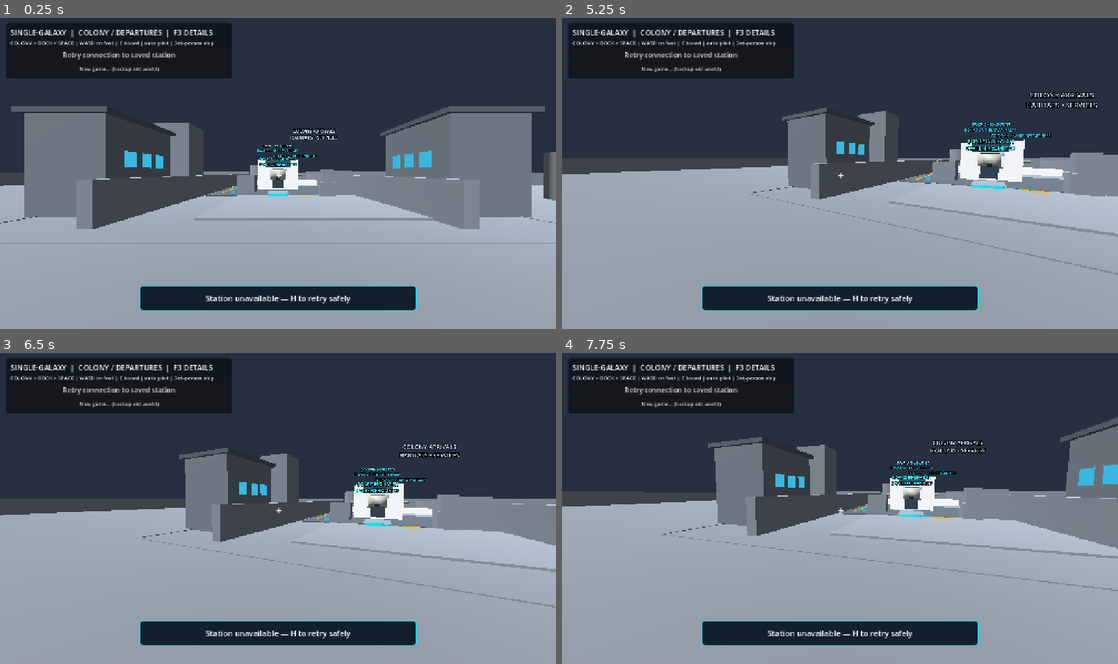
Above: before the commit, frames 1-4 (two rows, left to right).
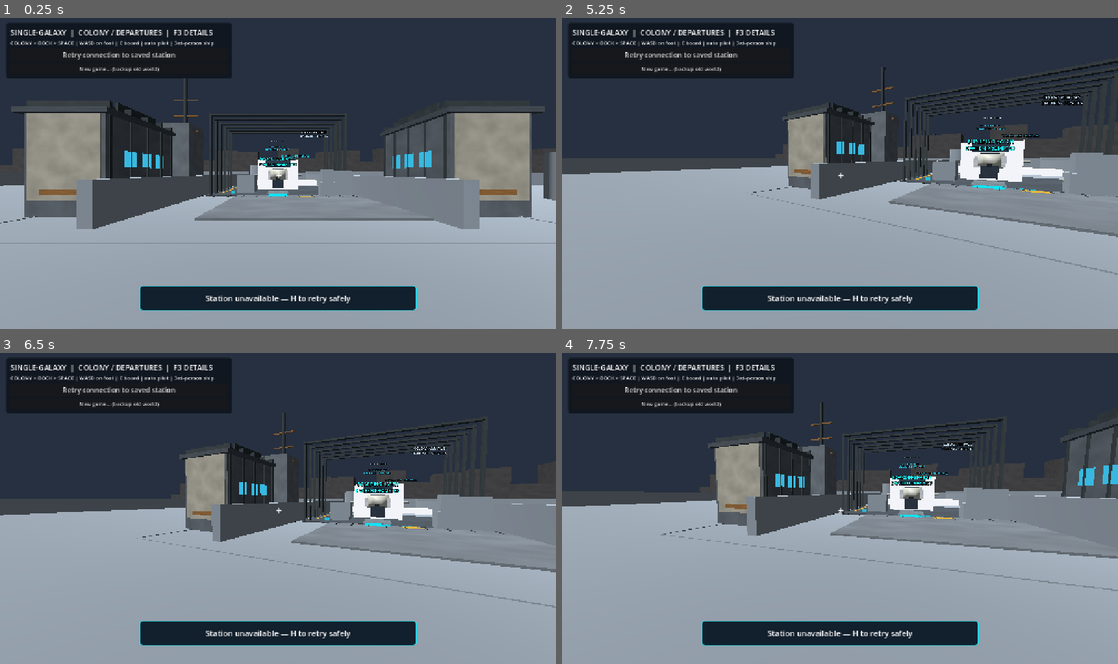
Above: after the commit, the same moments.

Repository: vjmichael/Single-galaxy
Game: Godot game, scene res://world/main.tscn
Two runs of this game, one before a commit and one after it. Both use one fixed random seed, a clock stepped at 60 frames per second and the inputs below.
Inputs (mouse positions are in pixels of both pictures, inside the frame that each line leads up to):
- Up to frame 1 (0.25 s): no input
- Up to frame 2 (5.25 s): click "Retry connection to saved sta…" at 0.5 s; click "Retry connection to saved sta…" at 1.25 s; click "Retry connection to saved sta…" at 2 s; click "New game... (backup old world)" at 2.75 s; click "Archive old world and start n…" at 3.5 s; move the mouse to (962, 157) at 4.27 s; hold D (fps_right) 4.28-5.03 s; tap E (fps_inspect) at 4.35 s; click (962, 157) at 4.42 s; move the mouse to (812, 173) at 5.02 s; hold W (fps_forward) from 5.03 s (still down); tap Shift (fps_run) at 5.1 s
- Up to frame 3 (6.5 s): keep holding W (fps_forward); move the mouse to (289, 502) at 5.77 s; hold G (ship_dock) from 5.78 s (still down)
- Up to frame 4 (7.75 s): keep holding W (fps_forward); move the mouse to (834, 511) at 6.52 s; release G (ship_dock) at 6.53 s; tap Z (ship_strafe_port) at 6.6 s; click (834, 511) at 6.67 s; move the mouse to (878, 511) at 7.27 s; hold C (ship_strafe_starboard) from 7.28 s (still down)

The runs differ from the first frame. In frame 1, 17% of the frame differs, in the area x 0-100%, y 19-66%; in frame 2, 9.4%; in frame 3, 9.4%; in frame 4, 11%.

Commit message:
feat(colony): retro-industrial structured facades, metal patina, gantry, radiator and nonfunctional geological vista

Diff:
--- a/desktop_godot/world/colony_dock_layout.gd
+++ b/desktop_godot/world/colony_dock_layout.gd
@@ -17,13 +17,42 @@
 const PATH_COLOR := Color(0.17, 0.72, 0.83, 1.0)
 const ROUTE_ACCENT := Color(0.91, 0.72, 0.24, 1.0)
 const COLONY_LIGHT := Color(0.73, 0.82, 0.89, 1.0)
+const INDUSTRIAL_IVORY := Color(0.75, 0.74, 0.68, 1.0)
+const FRAME_STEEL := Color(0.23, 0.27, 0.29, 1.0)
+const WEATHERED_BRASS := Color(0.65,0.45,0.23,1.0)
+static var _patina_tex: ImageTexture
+
+static func _get_patina() -> ImageTexture:
+	if _patina_tex != null:
+		return _patina_tex
+	# Fine physically varied metal/paint surface, generated ONCE on startup.
+	# Procedural 3D material, not a flat decal or internet image.
+	var image := Image.create_empty(96,96,false,Image.FORMAT_RGBA8)
+	var noise := FastNoiseLite.new()
+	noise.seed = 19771977
+	noise.frequency = 0.085
+	for y in range(96):
+		for x in range(96):
+			var n := noise.get_noise_2d(float(x),float(y))
+			var c := clampf(0.82 + n*0.11,0.69,0.98)
+			image.set_pixel(x,y,Color(c,c,c,1.0))
+	_patina_tex = ImageTexture.create_from_image(image)
+	return _patina_tex
+
+static func apply_station_material(mat: StandardMaterial3D) -> void:
+	mat.albedo_texture = _get_patina()
+	mat.metallic = 0.24
+	mat.roughness = 0.83
 
 static func _material(color: Color, unshaded: bool = false) -> StandardMaterial3D:
 	var mat := StandardMaterial3D.new()
 	mat.albedo_color = color
-	mat.roughness = 0.91
+	mat.roughness = 0.84
+	mat.metallic = 0.27
 	if unshaded:
 		mat.shading_mode = BaseMaterial3D.SHADING_MODE_UNSHADED
+	else:
+		mat.albedo_texture = _get_patina()
 	return mat
 
 static func _box(parent: Node3D, name: String, at: Vector3,
@@ -46,12 +75,84 @@
 	sign.text = wording
 	sign.position = at
 	sign.billboard = BaseMaterial3D.BILLBOARD_ENABLED
-	sign.pixel_size = 0.006
-	sign.font_size = font
+	sign.pixel_size = 0.0038
+	sign.font_size = mini(font, 32)
 	sign.modulate = color
-	sign.no_depth_test = true
+	# Previous no-depth signage overlapped across the whole screen, even
+	# through buildings. Physical occlusion keeps wayfinding legible.
+	sign.no_depth_test = false
 	parent.add_child(sign)
 	return sign
+
+static func _pipe(parent: Node3D, name: String, at: Vector3,
+		length: float, radius: float, color: Color, vertical: bool = false) -> void:
+	var part := MeshInstance3D.new()
+	part.name = name
+	var mesh := CylinderMesh.new()
+	mesh.top_radius = radius
+	mesh.bottom_radius = radius
+	mesh.height = length
+	mesh.radial_segments = 10
+	part.mesh = mesh
+	part.position = at
+	part.rotation.z = 0.0 if vertical else PI*0.5
+	part.material_override = _material(color)
+	parent.add_child(part)
+
+static func _station_shell_details(parent: Node3D) -> void:
+	# These are surface cladding on the PREEXISTING station perimeter only,
+	# not fabricated player settlements or functional plants.
+	var shell := Node3D.new()
+	shell.name = "OriginalStation_IndustrialCladding_NonOperational"
+	parent.add_child(shell)
+	for side in [-1,1]:
+		var x: float = float(side)*7.10
+		# Visible structural ribs and stamped panels, hard-SF service hatches.
+		for i in range(5):
+			var z := 1.60 + float(i)*0.95
+			_box(shell,"Retrofuturist habitation facade rib %d-%d" % [side,i],
+				Vector3(x,2.0,z),Vector3(2.82,3.84,0.065),FRAME_STEEL)
+			_box(shell,"Recessed ceramic shell panel %d-%d" % [side,i],
+				Vector3(x,2.12,z+0.13),Vector3(2.44,3.12,0.12),INDUSTRIAL_IVORY)
+			_box(shell,"Amber service plate %d-%d" % [side,i],
+				Vector3(x,0.85,z+0.22),Vector3(1.35,0.18,0.16),WEATHERED_BRASS)
+		for band in range(3):
+			_pipe(shell,"External station coolant trunk %d-%d" % [side,band],
+				Vector3(x+float(side)*1.62,1.25+float(band)*0.63,3.6),
+				4.2,0.095,FRAME_STEEL)
+		for i in range(5):
+			_box(shell,"Modular roof heat-radiator %d-%d" % [side,i],
+				Vector3(x-1.15+float(i)*0.56,3.75,3.65),
+				Vector3(0.07,0.70,2.30),FRAME_STEEL)
+	# Existing station plaza overhead communications, no gameplay beacon.
+	_pipe(shell,"Existing station mast",Vector3(-7.0,5.9,-2.7),5.5,0.14,FRAME_STEEL,true)
+	for altitude in [4.6,5.8,7.0]:
+		_box(shell,"Mast level %.1f" % altitude,
+			Vector3(-7.0,altitude,-2.7),Vector3(1.85,0.095,0.13),WEATHERED_BRASS)
+	for i in range(6):
+		var z := -5.6+float(i)*1.1
+		_box(shell,"Dock gantry overhead rib %02d" % i,Vector3(0.0,5.1,z),
+			Vector3(8.5,0.11,0.24),FRAME_STEEL)
+		for side in [-1,1]:
+			_box(shell,"Dock vertical gantry truss %d-%02d" % [side,i],
+				Vector3(float(side)*4.22,2.6,z),
+				Vector3(0.14,5.2,0.16),FRAME_STEEL)
+	for i in range(12):
+		var x := -4.5+float(i)*0.82
+		_box(shell,"Plaza bolted drainage rail %02d" % i,
+			Vector3(x,0.11,0.72),Vector3(0.045,0.018,0.71),FRAME_STEEL)
+	# A far wall of rugged material is purely atmospheric ground and not
+	# a new geological resource deposit or physically traversable terrain.
+	var vista := Node3D.new()
+	vista.name = "DistantEarthworks_BackdropNotMineralInventory"
+	parent.add_child(vista)
+	for i in range(28):
+		var x := (float(i)-13.5)*20.0
+		var height := 9.0+absf(sin(float(i)*1.91))*17.0
+		_box(vista,"Distant escarpment %02d" % i,
+			Vector3(x,height*0.5,-185.0),Vector3(21.0,height,14.0),
+			Color(0.30,0.30,0.31))
+	# No additional native collision bodies, production output, or NPC data.
 
 static func build(station: Node3D) -> void:
 	# Colony represents home, civilian industry and the safe walking origin.
@@ -119,7 +220,7 @@
 			Vector3(float(side)*3.05, 0.13, -1.15),
 			Vector3(0.23, 0.25, 0.23), PATH_COLOR, true)
 	_sign(dock, "Departure dock label", "DEPARTURES  /  TO SPACE",
-		Vector3(0.0, 3.8, -4.6), COLONY_LIGHT)
+		Vector3(0.0, 4.2, -4.6), COLONY_LIGHT, 26)
 	# Make it visibly a SPACECRAFT instead of an anonymous white container.
 	# The existing white owned hull/wing bodies are built by main.gd,
 	# while these non-colliding details add landing gear, hatch and canopy.
@@ -139,3 +240,4 @@
 			Color(0.74, 0.77, 0.81, 1.0))
 	# White hull, ramp and active (0,0) checkpoint share the central axis.
 	# This builder deliberately creates NO collision or boarding callback.
+	_station_shell_details(station)
